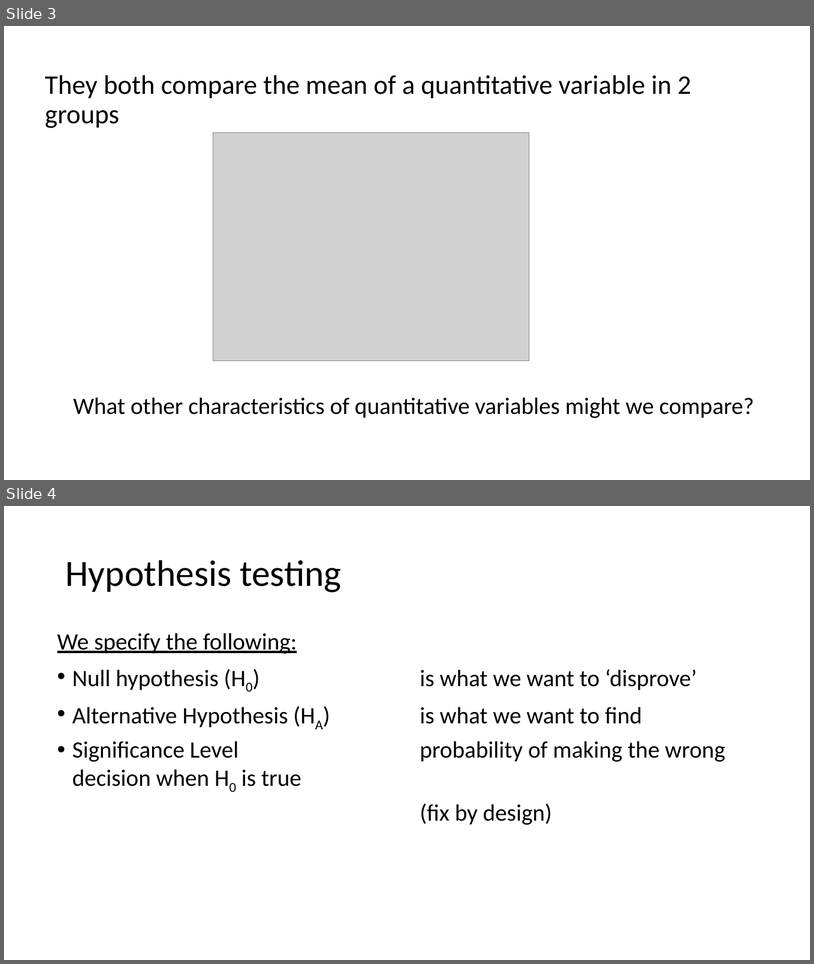
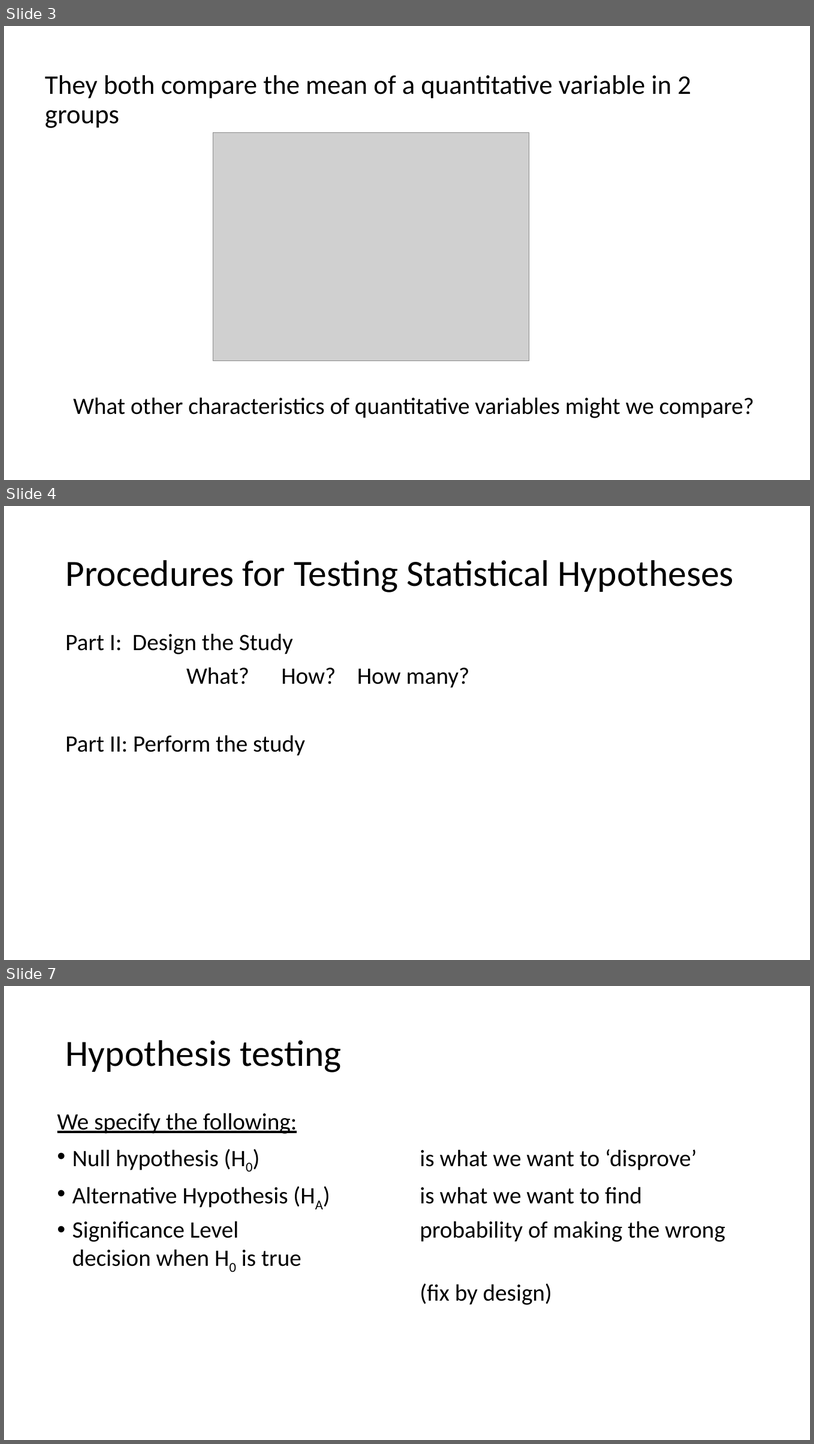
Before and after one commit to USCbiostats/LAsBEST, a slide deck: google-drive/week02/2Tues/1_lasbest-hypothesis-testing.pptx. Shown one above the other, each under a label of ours: slides 3 and 4 before the commit, slides 3, 4 and 7 after it; the slides between them are not shown. The pictures are 814x964 and 814x1444 pixels, drawn with LibreOffice and Linux fonts; fonts in the diff are those of the drawing; grey boxes stand for pictures; background and template pictures are left out. Boxes give left, top, right and bottom in pixels: in the first picture for what was removed or moved away, otherwise in the second. Text is boxed around its words. In the diff, an @@ line names an element or a change of style, - is before the commit and + after.

Commit message:
update hypothesis testing

```diff
--- a/google-drive/week02/2Tues/1_lasbest-hypothesis-testing.pptx
+++ b/google-drive/week02/2Tues/1_lasbest-hypothesis-testing.pptx
@@ slide 4 added at [4,506,810,960], background #FFFFFF @@
@@ title added at [65,560,734,592], 44 pt, text #000000 @@
+Procedures for Testing Statistical Hypotheses
@@ text added at [65,633,470,756], 28 pt, text #000000 @@
+Part I: Design the Study
+What? How? How many?
+Part II: Perform the study
@@ what was slide 4 is now slide 7 @@
```
Also in this commit, not shown: 1 slide changed, 4 other slides added, 2 other files.
